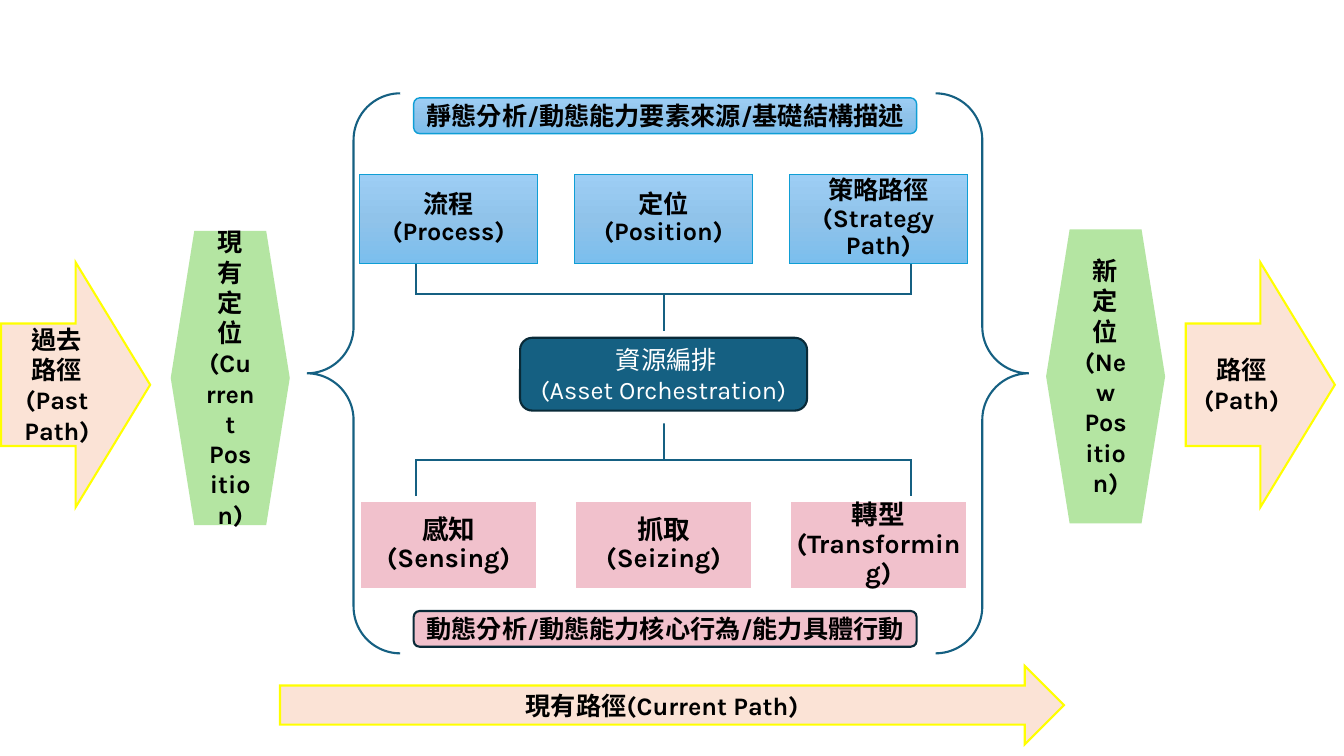
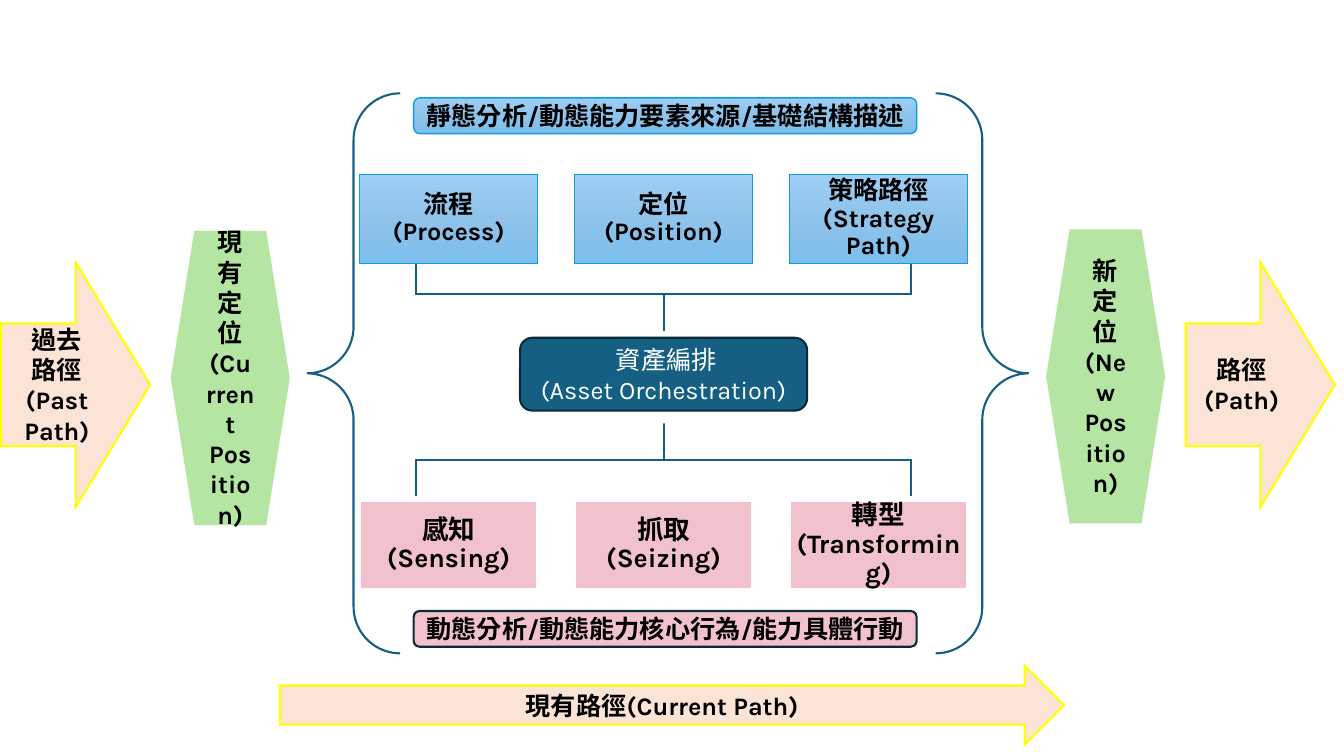
Before and after one commit to carina419/NTUST, a slide deck: slide 3 of 動態能力理論(Dynamic Capabilities Theory).pptx. Drawn at 1344x756 pixels with LibreOffice and Linux fonts; fonts in the diff are those of the drawing. Boxes give left, top, right and bottom in pixels: in the first picture for what was removed or moved away, otherwise in the second. Text is boxed around its words. In the diff, an @@ line names an element or a change of style, - is before the commit and + after.

```diff
--- a/動態能力理論(Dynamic Capabilities Theory).pptx
+++ b/動態能力理論(Dynamic Capabilities Theory).pptx
@@ text in rounded rectangle at (541,347,786,402): text changed @@
-資源編排
-(Asset Orchestration)
+資產編排
+(Asset Orchestration)
```
Also in this commit, not shown: 4 other files.
